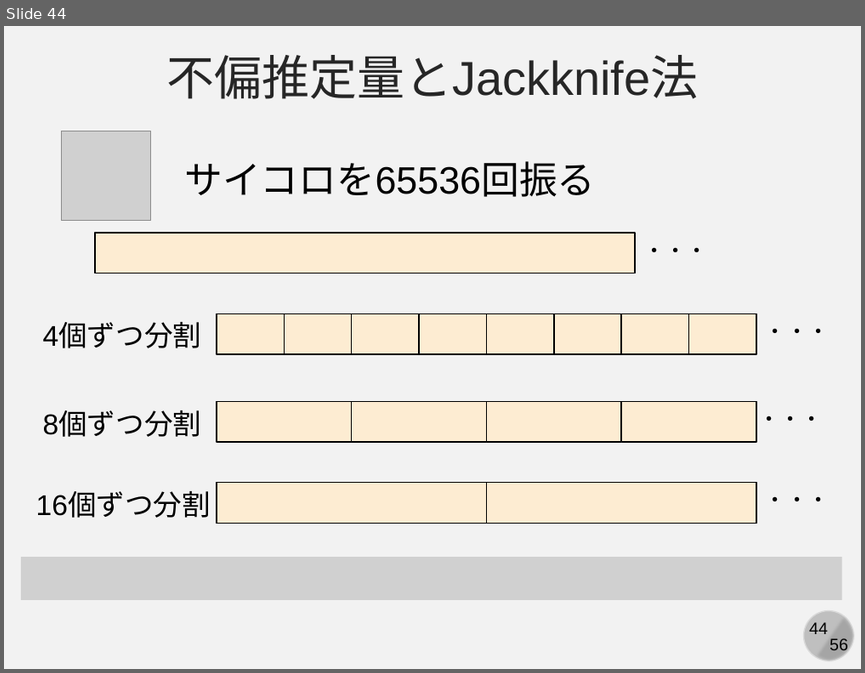
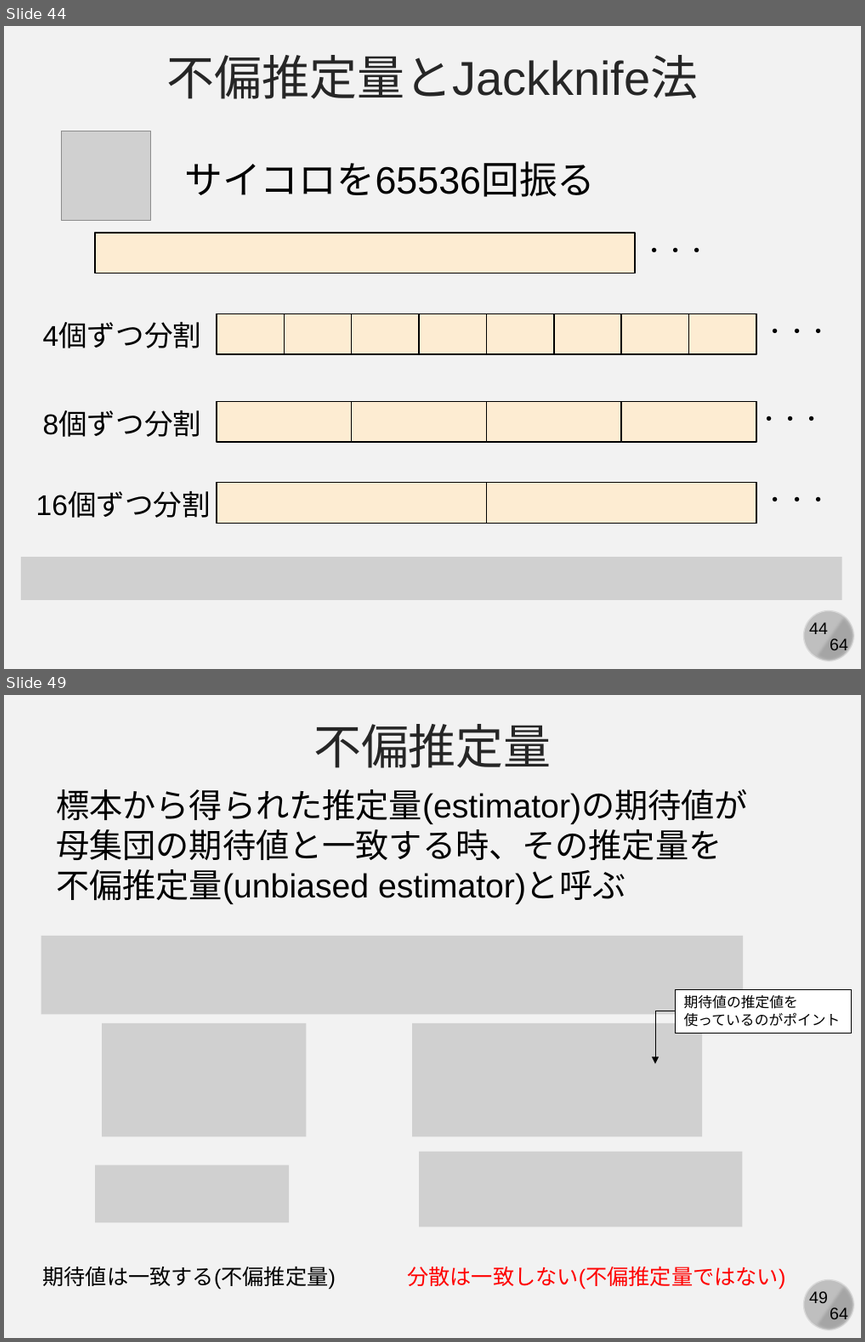
Before and after one commit to kaityo256/simulation_engineering, a slide deck: 03_mc_advanced/simulation03.pptx. Shown one above the other, each under a label of ours: slide 44 before the commit, slides 44 and 49 after it; the slides between them are not shown. The pictures are 865x673 and 865x1342 pixels, drawn with LibreOffice and Linux fonts; fonts in the diff are those of the drawing; grey boxes stand for pictures. Boxes give left, top, right and bottom in pixels: in the first picture for what was removed or moved away, otherwise in the second. Text is boxed around its words. In the diff, an @@ line names an element or a change of style, - is before the commit and + after.

```diff
--- a/03_mc_advanced/simulation03.pptx
+++ b/03_mc_advanced/simulation03.pptx
@@ slide 49 added at bbox=[4, 695, 861, 1338], background #F2F2F2; not listed: 4 template elements that a slide beside it also shows @@
@@ text added at bbox=[313, 724, 551, 768], 40 pt, text #262626 @@
+不偏推定量
@@ text added at bbox=[56, 789, 747, 904], 28 pt, text #000000 @@
+標本から得られた推定量(estimator)の期待値が
+母集団の期待値と一致する時、その推定量を
+不偏推定量(unbiased estimator)と呼ぶ
@@ picture added at bbox=[41, 936, 743, 1015] @@
@@ rectangle added at bbox=[675, 990, 851, 1032], fill #FFFFFF, outline #000000 0.75 pt, 12 pt, text #000000 @@
+期待値の推定値を
+使っているのがポイント
@@ picture added at bbox=[102, 1023, 307, 1136] @@
@@ picture added at bbox=[412, 1023, 702, 1136] @@
@@ elbow arrow added from (675, 1011) to (655, 1063), #000000 0.5 pt @@
@@ picture added at bbox=[419, 1151, 742, 1226] @@
@@ picture added at bbox=[95, 1164, 289, 1222] @@
@@ text added at bbox=[43, 1265, 336, 1289], 18 pt, text #000000 @@
+期待値は一致する(不偏推定量)
@@ text added at bbox=[407, 1265, 785, 1289], 18 pt, text #FF0000 @@
+分散は一致しない(不偏推定量ではない)
@@ slide 44 changed as well @@
@@ text at bbox=[829, 638, 848, 654]: text changed @@
-56
+64
```
Also in this commit, not shown: 44 other slides changed, 18 other slides added, 4 other files.
